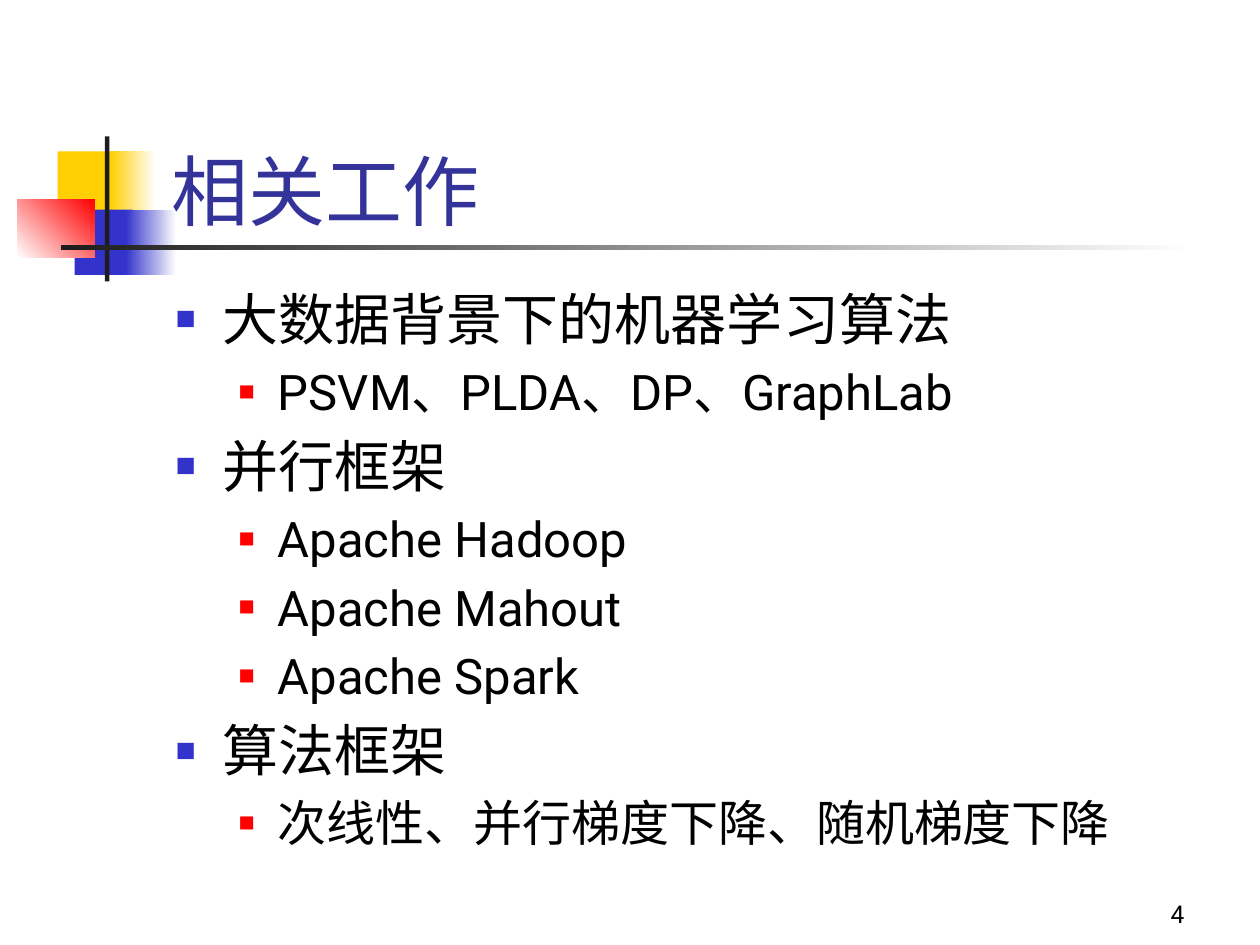
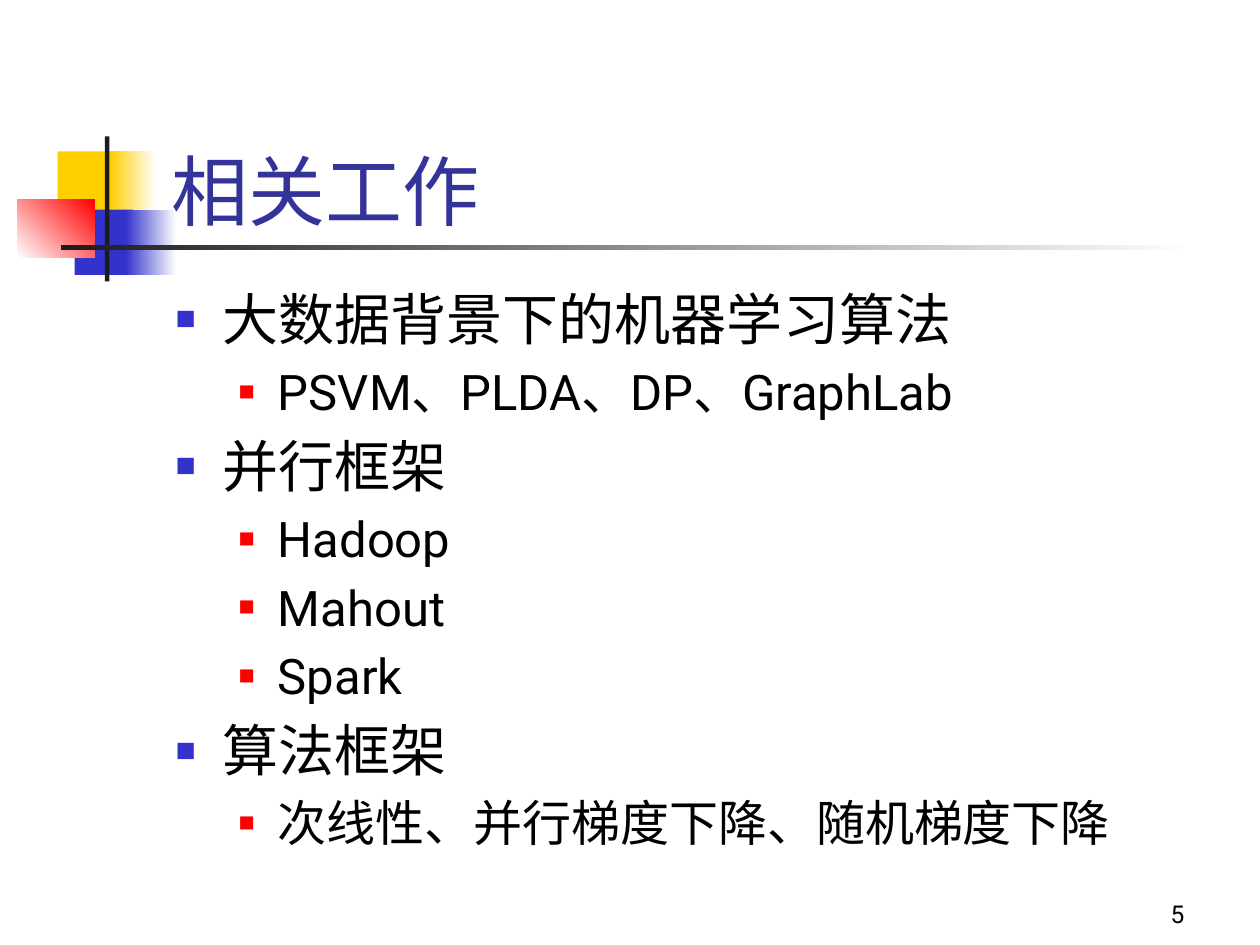
Before and after one commit to penghaoruo/grad-draft, a slide deck: slide 5 of ppt/答辩报告-彭昊若.pptx (slide 4 before the commit). Drawn at 1260x945 pixels with LibreOffice and Linux fonts; fonts in the diff are those of the drawing. Boxes give left, top, right and bottom in pixels: in the first picture for what was removed or moved away, otherwise in the second. Text is boxed around its words. In the diff, an @@ line names an element or a change of style, - is before the commit and + after.

```diff
--- a/ppt/答辩报告-彭昊若.pptx
+++ b/ppt/答辩报告-彭昊若.pptx
@@ text at box(278, 520, 450, 704): text changed @@
-  ■ Apache Hadoop
-  ■ Apache Mahout
-  ■ Apache Spark
+  ■ Hadoop
+  ■ Mahout
+  ■ Spark
@@ page number at box(1171, 905, 1185, 924): text changed @@
-4
+5
```
Also in this commit, not shown: 9 other slides changed, 1 slide added, 1 slide removed, 6 other files.
